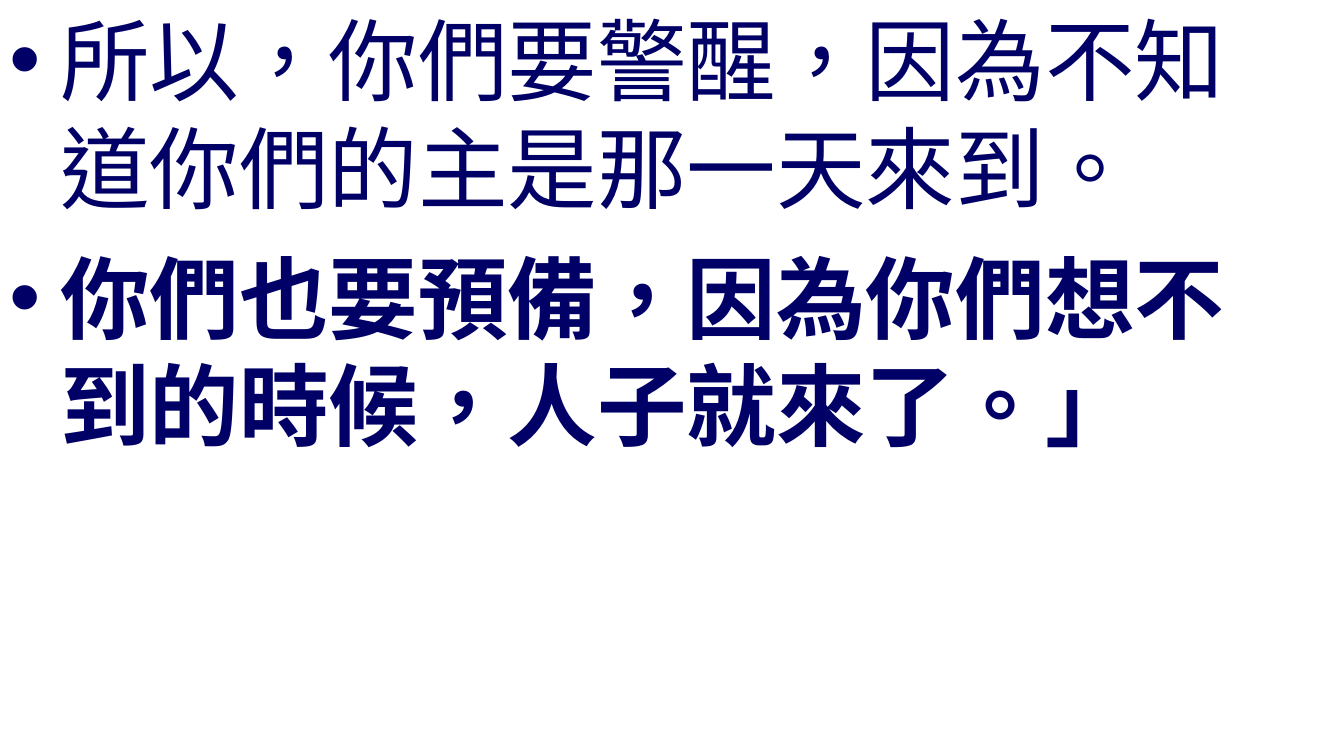
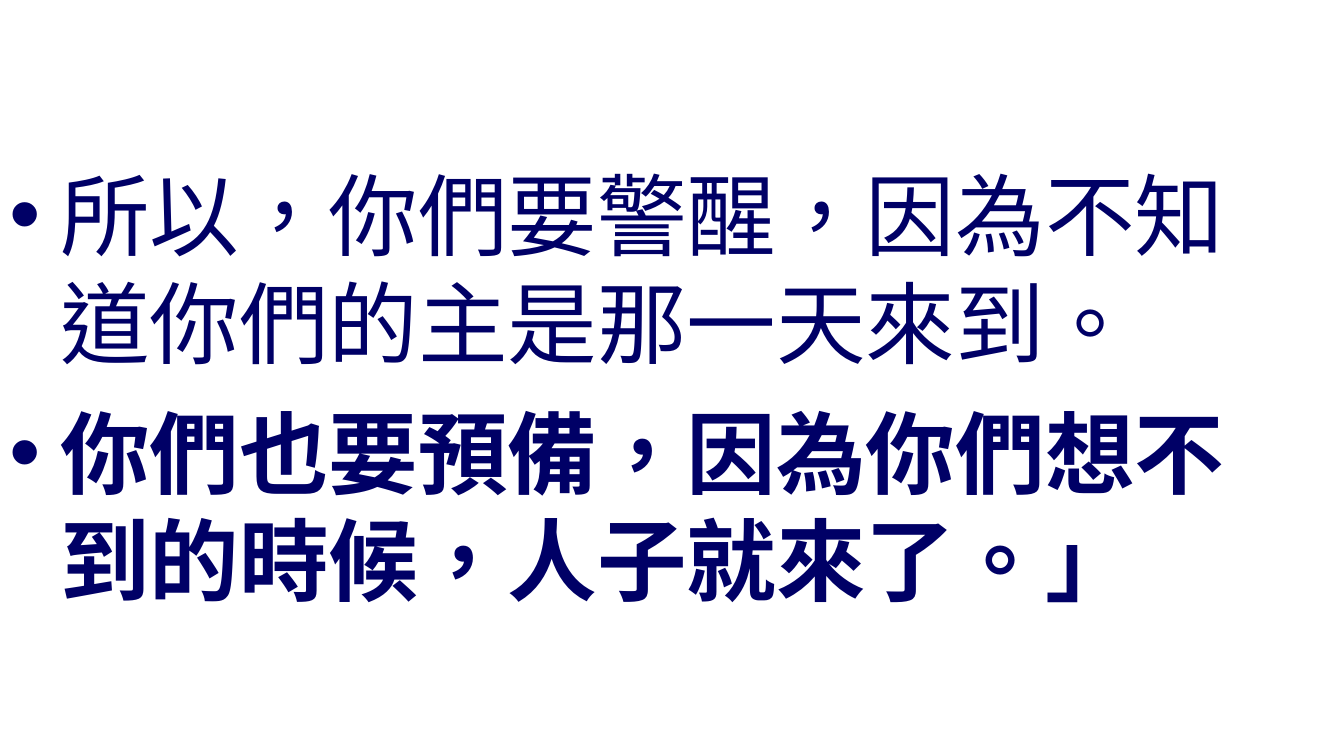
Before and after one commit to batisuoc/worship-resources, a slide deck: slide 7 of 92儆醒預備.ppt. Drawn at 1344x756 pixels with LibreOffice and Linux fonts; fonts in the diff are those of the drawing; background and template pictures are left out. Boxes give left, top, right and bottom in pixels: in the first picture for what was removed or moved away, otherwise in the second. Text is boxed around its words. In the diff, an @@ line names an element or a change of style, - is before the commit and + after.

```diff
--- a/92儆醒預備.ppt
+++ b/92儆醒預備.ppt
@@ text "所以，你們要警醒，因為不知道你們的主是那一天來到。" at <box>60,173,1224,603</box>: vertical alignment top to middle @@
```
Also in this commit, not shown: 6 other slides changed, 1 other file.
